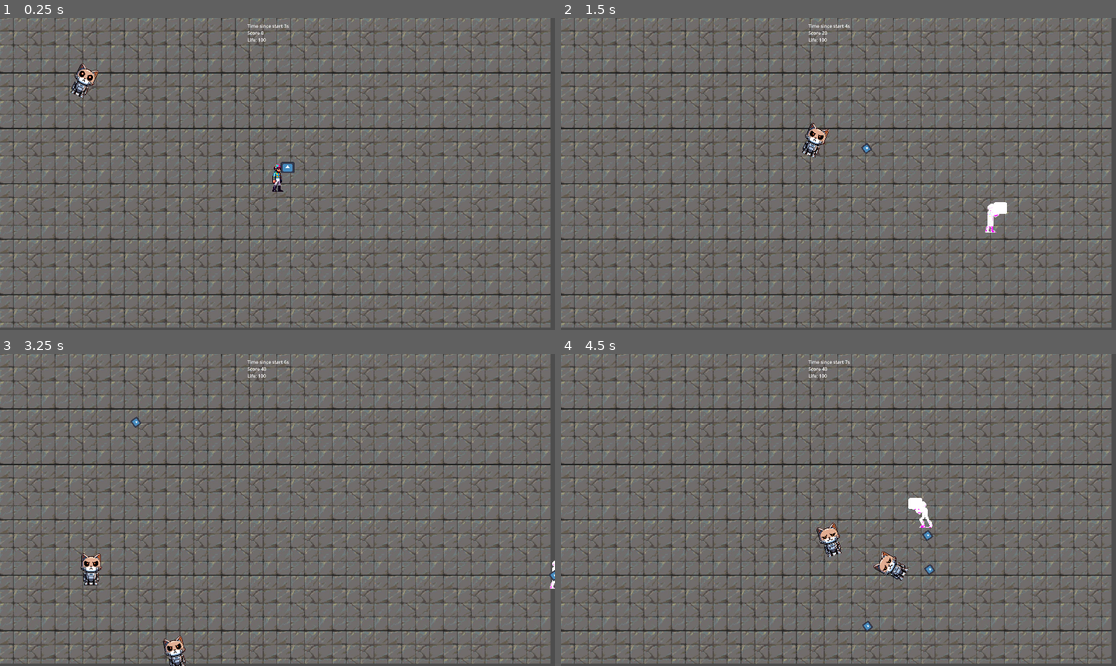
Above: before the commit, frames 1-4 (two rows, left to right).
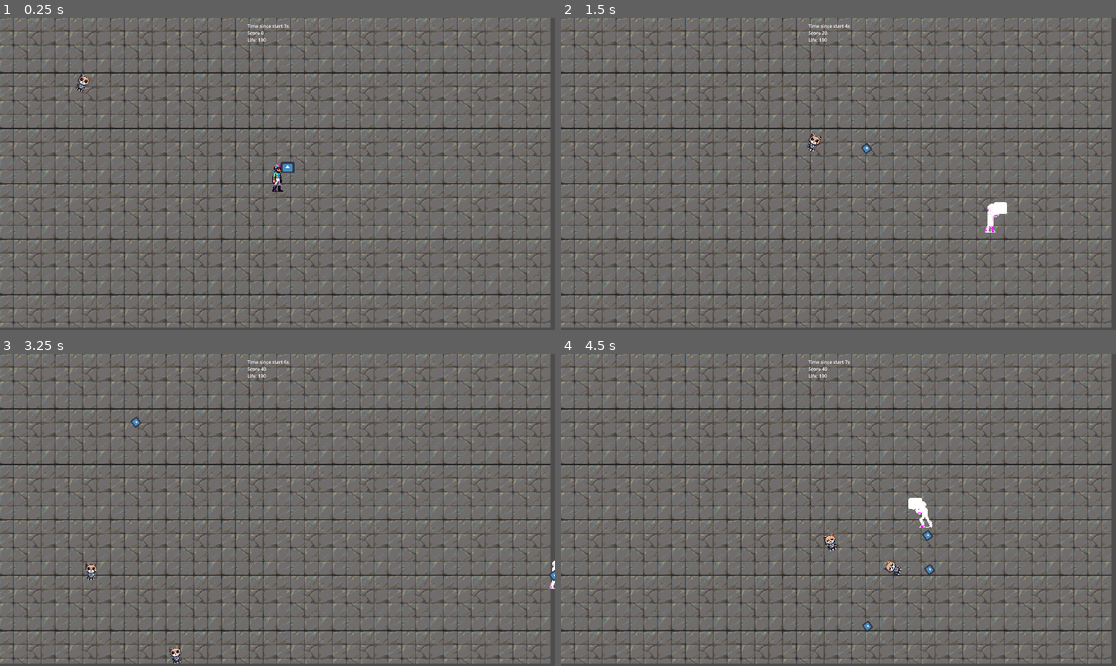
Above: after the commit, the same moments.

Repository: elVariable/gamejam
Game: Godot game, scene res://scenes/levels/main.tscn
Same seed, same stepped clock (60 frames per second), same inputs: the game is played once before the commit and once after it. The engine's default icon, where the game draws it, is replaced by a stand-in: a white triangle on a blue panel in a dark square.
Inputs:
- Up to frame 1 (0.25 s): no input
- Up to frame 2 (1.5 s): hold D (Right) 0.53-1.28 s; tap U (Fire0) at 0.6 s; hold S (Down) from 1.28 s (still down); tap I (Fire1) at 1.35 s
- Up to frame 3 (3.25 s): release S (Down) at 2.03 s; hold D (Right) 2.03-2.78 s; tap O (Fire2) at 2.1 s; hold W (Up) from 2.78 s (still down); tap P (Fire3) at 2.85 s
- Up to frame 4 (4.5 s): release W (Up) at 3.53 s; hold A (Left) from 3.53 s (still down); tap U (Fire0) at 3.6 s; tap I (Fire1) at 4.35 s

The runs differ from the first frame. In frame 1, 0.3% of the frame differs, in the area x 12-18%, y 14-26%; in frame 2, 0.3%; in frame 3, 0.5%; in frame 4, 0.6%, in the area x 46-63%, y 53-73%.

Commit message:
resize enemies

Diff:
--- /dev/null
+++ b/scenes/levels/intermediate.tscn
@@ -0,0 +1,6 @@
+[gd_scene load_steps=2 format=3 uid="uid://csxoewps4qdj6"]
+
+[ext_resource type="Script" path="res://scripts/intermediate.gd" id="1_pmi4j"]
+
+[node name="Intermediate" type="Node2D"]
+script = ExtResource("1_pmi4j")
--- a/scenes/prefabs/enemy.tscn
+++ b/scenes/prefabs/enemy.tscn
@@ -4,10 +4,10 @@
 [ext_resource type="Texture2D" uid="uid://by0bxbmdnt8fk" path="res://Assets/Enemies/enemy1.png" id="2_p45ub"]
 
 [sub_resource type="RectangleShape2D" id="RectangleShape2D_27qgf"]
-size = Vector2(47.25, 87.5)
+size = Vector2(29, 49)
 
 [sub_resource type="RectangleShape2D" id="RectangleShape2D_qe55r"]
-size = Vector2(46.4807, 90.6369)
+size = Vector2(29.574, 49.6626)
 
 [sub_resource type="Animation" id="Animation_x62mb"]
 resource_name = "Walk"
@@ -37,14 +37,14 @@
 
 [node name="Icon" type="Sprite2D" parent="."]
 unique_name_in_owner = true
-position = Vector2(1.13687e-13, -12)
-scale = Vector2(0.515625, 0.515625)
+position = Vector2(-1.90735e-06, 1)
+scale = Vector2(0.277344, 0.277344)
 texture = ExtResource("2_p45ub")
 hframes = 4
 vframes = 4
 
 [node name="CollisionShape2D" type="CollisionShape2D" parent="."]
-position = Vector2(0, 8)
+position = Vector2(-0.5, 9.5)
 shape = SubResource("RectangleShape2D_27qgf")
 
 [node name="Area2D" type="Area2D" parent="."]
@@ -53,7 +53,7 @@
 collision_mask = 4
 
 [node name="CollisionShape2D" type="CollisionShape2D" parent="Area2D"]
-position = Vector2(3.1305, 6.26099)
+position = Vector2(4.02492, 9.16788)
 rotation = -0.452129
 shape = SubResource("RectangleShape2D_qe55r")
 
--- /dev/null
+++ b/scripts/intermediate.gd
@@ -0,0 +1,11 @@
+extends Node2D
+
+
+# Called when the node enters the scene tree for the first time.
+func _ready():
+    pass # Replace with function body.
+
+
+# Called every frame. 'delta' is the elapsed time since the previous frame.
+func _process(delta):
+    pass
--- a/scripts/main.gd
+++ b/scripts/main.gd
@@ -1,13 +1,16 @@
 extends Node2D
 
+
 var enemy_scene = load("scenes/prefabs/enemy.tscn")
-
 var enemy_spawn_timer = 3 # seconds
 var last_enemy_spawn_time = 0
+var current_start_difficulty = 1
+var current_difficulty = 1
 var enemy_spawn_amount = 2
-var current_difficulty = 1
 var last_enemy_dificulty_increase_timer = 0
 var next_enemy_dificulty_increase = 5
+
+var wave_duration = 30 # seconds
 
 # Called when the node enters the scene tree for the first time.
 func _ready():
@@ -40,7 +43,7 @@
 func get_legit_spawn():
     var res = get_viewport_rect()
     var new_pos = Vector2(randi() % int(res.end.x), randi() % int(res.end.y))
-    var min_dist_to_player = res.end.x / 2
+    var min_dist_to_player = res.end.x / 2.5
 
     while true:
         # has potential to freeze the game - lol
@@ -48,3 +51,10 @@
             return new_pos
         else:
             new_pos = Vector2(randi() % int(res.end.x), randi() % int(res.end.y))
+
+func end_wave():
+    # load intermediate
+    # pause game
+    # clear enemies
+    # set start difficulty
+    pass
